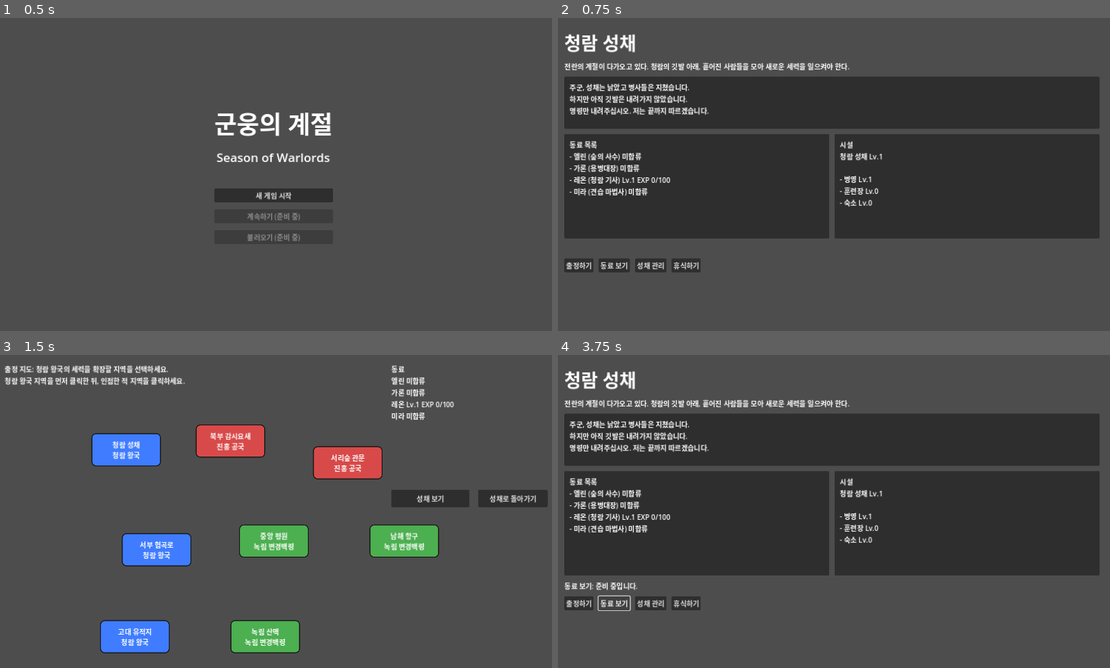
Above: before the commit, frames 1-4 (two rows, left to right).
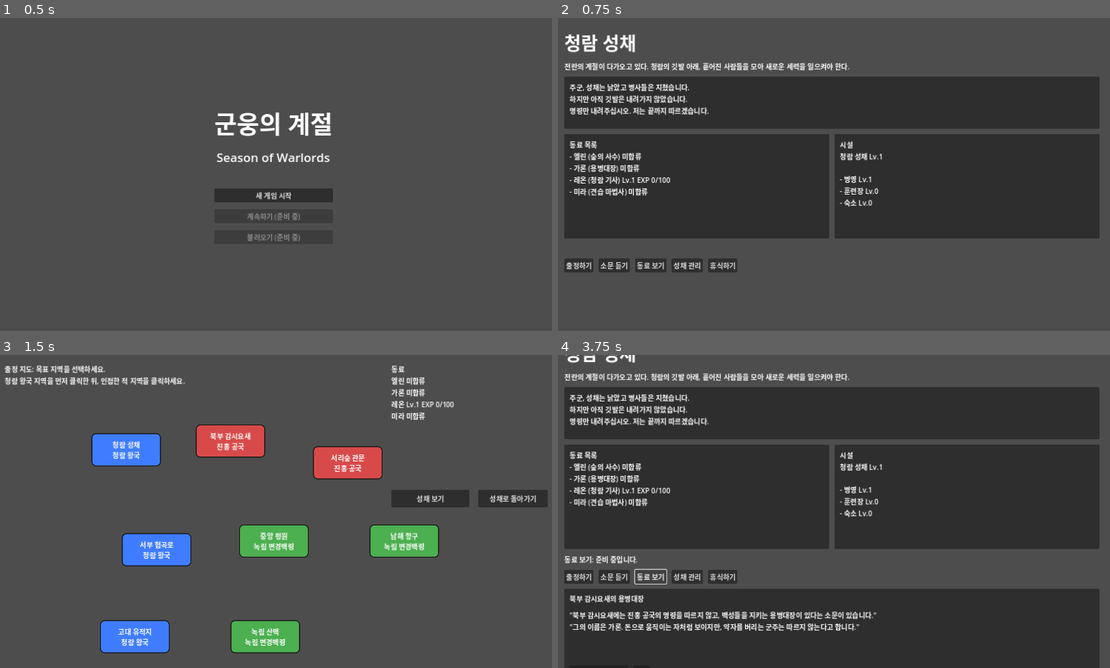
Above: after the commit, the same moments.

Repository: yogitobi31/season-of-warlords
Game: Godot game, scene res://scenes/Title.tscn
Same seed, same stepped clock (60 frames per second), same inputs: the game is played once before the commit and once after it.
Inputs (mouse positions are in pixels of both pictures, inside the frame that each line leads up to):
- Up to frame 1 (0.5 s): no input
- Up to frame 2 (0.75 s): click "새 게임 시작" at 0.5 s
- Up to frame 3 (1.5 s): click "출정하기" at 1.25 s
- Up to frame 4 (3.75 s): click "성채로 돌아가기" at 2 s; click (613, 602) at 2.75 s, where only the run after the commit has a clickable "소문 듣기"; click "동료 보기" at 3.5 s

Frame 1 is identical in both runs. In frame 2, 0.4% of the frame differs, in the area x 7-33%, y 76-82%; in frame 3, 0.3%; in frame 4, 47%, in the area x 1-99%, y 0-100%.

Commit message:
Add rumor tracking flow for Garon expedition

Diff:
--- a/scenes/CastleHub.tscn
+++ b/scenes/CastleHub.tscn
@@ -94,6 +94,10 @@
 layout_mode = 2
 text = "출정하기"
 
+[node name="RumorButton" type="Button" parent="Margin/RootVBox/ButtonsHBox"]
+layout_mode = 2
+text = "소문 듣기"
+
 [node name="CompanionButton" type="Button" parent="Margin/RootVBox/ButtonsHBox"]
 layout_mode = 2
 text = "동료 보기"
@@ -105,3 +109,41 @@
 [node name="RestButton" type="Button" parent="Margin/RootVBox/ButtonsHBox"]
 layout_mode = 2
 text = "휴식하기"
+
+[node name="RumorPanel" type="Panel" parent="Margin/RootVBox"]
+visible = false
+custom_minimum_size = Vector2(0, 220)
+layout_mode = 2
+
+[node name="RumorTitleLabel" type="Label" parent="Margin/RootVBox/RumorPanel"]
+layout_mode = 0
+offset_left = 12.0
+offset_top = 10.0
+offset_right = 1100.0
+offset_bottom = 42.0
+text = "북부 감시요새의 용병대장"
+
+[node name="RumorBodyLabel" type="Label" parent="Margin/RootVBox/RumorPanel"]
+layout_mode = 0
+offset_left = 12.0
+offset_top = 48.0
+offset_right = 1100.0
+offset_bottom = 166.0
+autowrap_mode = 3
+text = ""
+
+[node name="RumorButtonsHBox" type="HBoxContainer" parent="Margin/RootVBox/RumorPanel"]
+layout_mode = 0
+offset_left = 12.0
+offset_top = 176.0
+offset_right = 520.0
+offset_bottom = 212.0
+theme_override_constants/separation = 12
+
+[node name="TrackRumorButton" type="Button" parent="Margin/RootVBox/RumorPanel/RumorButtonsHBox"]
+layout_mode = 2
+text = "이 소문을 추적한다"
+
+[node name="CloseRumorButton" type="Button" parent="Margin/RootVBox/RumorPanel/RumorButtonsHBox"]
+layout_mode = 2
+text = "닫기"
--- a/scripts/CastleHub.gd
+++ b/scripts/CastleHub.gd
@@ -4,17 +4,28 @@
 @onready var facilities_label: Label = $Margin/RootVBox/InfoHBox/FacilitiesPanel/FacilitiesLabel
 @onready var status_label: Label = $Margin/RootVBox/StatusLabel
 @onready var expedition_button: Button = $Margin/RootVBox/ButtonsHBox/ExpeditionButton
+@onready var rumor_button: Button = $Margin/RootVBox/ButtonsHBox/RumorButton
 @onready var companion_button: Button = $Margin/RootVBox/ButtonsHBox/CompanionButton
 @onready var manage_button: Button = $Margin/RootVBox/ButtonsHBox/ManageButton
 @onready var rest_button: Button = $Margin/RootVBox/ButtonsHBox/RestButton
+@onready var rumor_panel: Panel = $Margin/RootVBox/RumorPanel
+@onready var rumor_title_label: Label = $Margin/RootVBox/RumorPanel/RumorTitleLabel
+@onready var rumor_body_label: Label = $Margin/RootVBox/RumorPanel/RumorBodyLabel
+@onready var rumor_track_button: Button = $Margin/RootVBox/RumorPanel/RumorButtonsHBox/TrackRumorButton
+@onready var rumor_close_button: Button = $Margin/RootVBox/RumorPanel/RumorButtonsHBox/CloseRumorButton
 
 func _ready() -> void:
 	refresh_companions()
 	refresh_facilities()
+	refresh_status_message()
+	refresh_rumor_panel()
 	expedition_button.pressed.connect(_on_expedition_pressed)
+	rumor_button.pressed.connect(_on_rumor_pressed)
 	companion_button.pressed.connect(_on_coming_soon_pressed.bind("동료 보기"))
 	manage_button.pressed.connect(_on_coming_soon_pressed.bind("성채 관리"))
 	rest_button.pressed.connect(_on_coming_soon_pressed.bind("휴식하기"))
+	rumor_track_button.pressed.connect(_on_track_rumor_pressed)
+	rumor_close_button.pressed.connect(_on_close_rumor_pressed)
 
 func refresh_companions() -> void:
 	var lines: Array[String] = ["동료 목록"]
@@ -43,8 +54,37 @@
 		lines.append("- %s Lv.%d" % [str(facility.get("name", "시설")), int(facility.get("level", 0))])
 	facilities_label.text = "\n".join(lines)
 
+func refresh_status_message() -> void:
+	if GameState.active_rumor_id == "rumor_garon":
+		status_label.text = "가론의 소문을 추적합니다. 북부 감시요새로 출정하세요."
+		return
+	status_label.text = ""
+
+func refresh_rumor_panel() -> void:
+	var rumor_data: Dictionary = GameState.rumors.get("rumor_garon", {})
+	rumor_title_label.text = "북부 감시요새의 용병대장"
+	var body_text: String = "\"북부 감시요새에는 진홍 공국의 명령을 따르지 않고, 백성들을 지키는 용병대장이 있다는 소문이 있습니다.\"\n"
+	body_text += "\"그의 이름은 가론. 돈으로 움직이는 자처럼 보이지만, 약자를 버리는 군주는 따르지 않는다고 합니다.\""
+	if bool(rumor_data.get("completed", false)):
+		body_text += "\n\n(이미 해결한 소문입니다.)"
+	rumor_body_label.text = body_text
+	var can_track: bool = not bool(rumor_data.get("completed", false))
+	rumor_track_button.disabled = not can_track
+
 func _on_expedition_pressed() -> void:
 	get_tree().change_scene_to_file("res://scenes/WorldMap.tscn")
 
+func _on_rumor_pressed() -> void:
+	refresh_rumor_panel()
+	rumor_panel.visible = true
+
+func _on_track_rumor_pressed() -> void:
+	if GameState.track_rumor("rumor_garon"):
+		status_label.text = "가론의 소문을 추적합니다. 북부 감시요새로 출정하세요."
+	rumor_panel.visible = false
+
+func _on_close_rumor_pressed() -> void:
+	rumor_panel.visible = false
+
 func _on_coming_soon_pressed(feature_name: String) -> void:
 	status_label.text = "%s: 준비 중입니다." % feature_name
--- a/scripts/GameState.gd
+++ b/scripts/GameState.gd
@@ -32,6 +32,10 @@
 var story_events: Dictionary = {}
 var completed_story_events: Dictionary = {}
 var pending_story_event_id: String = ""
+
+var active_rumor_id: String = ""
+var rumors: Dictionary = {}
+var completed_rumors: Array[String] = []
 
 # 기본 성채 데이터 (MVP)
 var fortress_data: Dictionary = {
@@ -61,6 +65,7 @@
 		ownership[region_id] = regions[region_id]["owner"]
 	initialize_companions()
 	initialize_story_events()
+	initialize_rumors()
 	clear_selection()
 	last_battle_result = ""
 	last_battle_message = ""
@@ -133,6 +138,52 @@
 	completed_story_events.clear()
 	pending_story_event_id = ""
 
+
+func initialize_rumors() -> void:
+	rumors = {
+		"rumor_garon": {
+			"id": "rumor_garon",
+			"title": "북부 감시요새의 용병대장",
+			"target_region_id": "r2",
+			"related_companion_id": "garon",
+			"active": false,
+			"completed": false
+		}
+	}
+	completed_rumors.clear()
+	active_rumor_id = ""
+
+func track_rumor(rumor_id: String) -> bool:
+	if not rumors.has(rumor_id):
+		return false
+	if active_rumor_id != "" and rumors.has(active_rumor_id):
+		var old_rumor: Dictionary = rumors[active_rumor_id]
+		old_rumor["active"] = false
+		rumors[active_rumor_id] = old_rumor
+	var rumor_data: Dictionary = rumors[rumor_id]
+	rumor_data["active"] = true
+	rumor_data["completed"] = bool(rumor_data.get("completed", false))
+	rumors[rumor_id] = rumor_data
+	active_rumor_id = rumor_id
+	return true
+
+func get_active_rumor() -> Dictionary:
+	if active_rumor_id == "":
+		return {}
+	return rumors.get(active_rumor_id, {})
+
+func complete_rumor(rumor_id: String) -> void:
+	if not rumors.has(rumor_id):
+		return
+	var rumor_data: Dictionary = rumors[rumor_id]
+	rumor_data["completed"] = true
+	rumor_data["active"] = false
+	rumors[rumor_id] = rumor_data
+	if not completed_rumors.has(rumor_id):
+		completed_rumors.append(rumor_id)
+	if active_rumor_id == rumor_id:
+		active_rumor_id = ""
+
 func clear_selection() -> void:
 	selected_region_id = ""
 	attack_region_id = ""
@@ -200,6 +251,8 @@
 	return level_up_messages
 
 func queue_story_event_by_region(region_id: String) -> void:
+	if active_rumor_id != "rumor_garon":
+		return
 	if region_id != "r2":
 		return
 	if not companions.has("garon"):
@@ -243,6 +296,8 @@
 	event_data["completed"] = true
 	story_events[pending_story_event_id] = event_data
 	completed_story_events[pending_story_event_id] = true
+	if pending_story_event_id == "recruit_garon":
+		complete_rumor("rumor_garon")
 	pending_story_event_id = ""
 	return "%s이(가) 동료로 합류했습니다!" % companion_name
 
--- a/scripts/WorldMap.gd
+++ b/scripts/WorldMap.gd
@@ -99,6 +99,11 @@
 func refresh_regions() -> void:
 	for region_id in region_nodes.keys():
 		var node: RegionNode = region_nodes[region_id]
+		var region_name: String = GameState.get_region_name(region_id)
+		if GameState.active_rumor_id == "rumor_garon" and region_id == "r2":
+			node.region_name = "[소문 목표] %s" % region_name
+		else:
+			node.region_name = region_name
 		node.update_owner(GameState.get_region_owner(region_id))
 		node.set_selected(region_id == GameState.selected_region_id)
 		node.set_attackable(_is_attackable_from_selection(region_id))
@@ -133,7 +138,16 @@
 	var result_text: String = ""
 	if GameState.last_battle_message != "":
 		result_text = "직전 전투 결과:\n%s\n\n" % GameState.last_battle_message
-	info_label.text = result_text + "출정 지도: 청람 왕국의 세력을 확장할 지역을 선택하세요.\n청람 왕국 지역을 먼저 클릭한 뒤, 인접한 적 지역을 클릭하세요."
+	var rumor_lines: Array[String] = []
+	if GameState.active_rumor_id != "":
+		var active_rumor: Dictionary = GameState.get_active_rumor()
+		if not active_rumor.is_empty():
+			rumor_lines.append("현재 추적 중인 소문: %s" % str(active_rumor.get("title", "")))
+			var target_region_id: String = str(active_rumor.get("target_region_id", ""))
+			rumor_lines.append("목표: %s" % GameState.get_region_name(target_region_id))
+			rumor_lines.append("")
+	var base_text: String = "출정 지도: 목표 지역을 선택하세요.\n청람 왕국 지역을 먼저 클릭한 뒤, 인접한 적 지역을 클릭하세요."
+	info_label.text = result_text + "\n".join(rumor_lines) + base_text
 
 func refresh_story_event_panel() -> void:
 	for child in event_choices_container.get_children():
